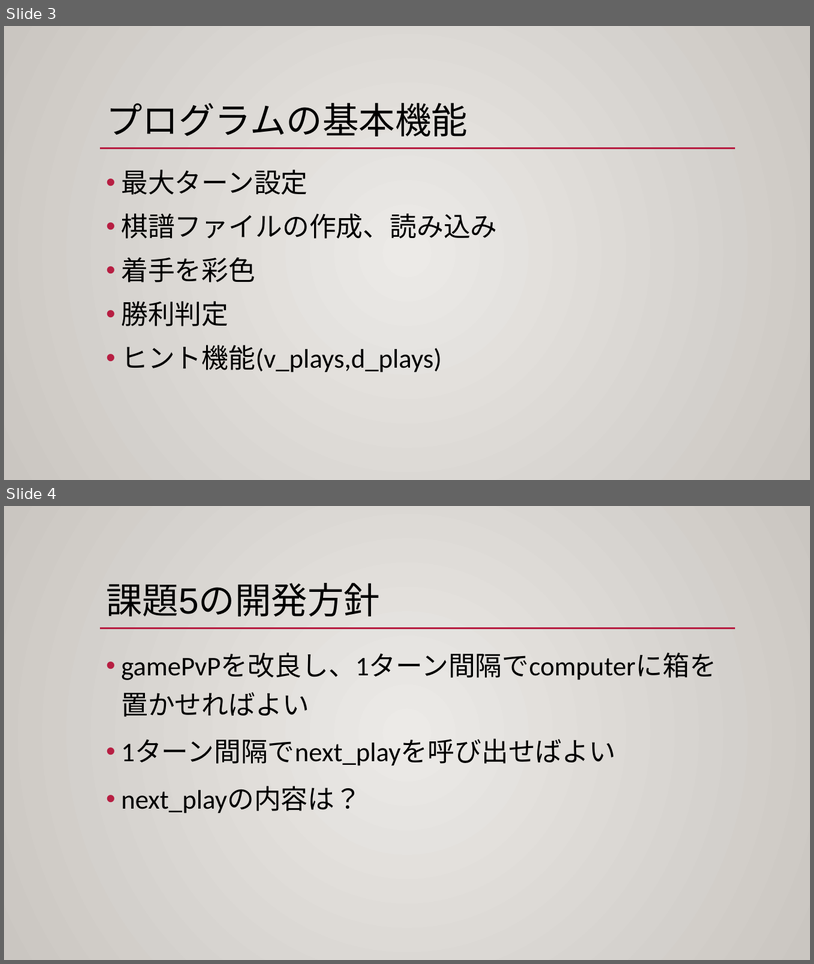
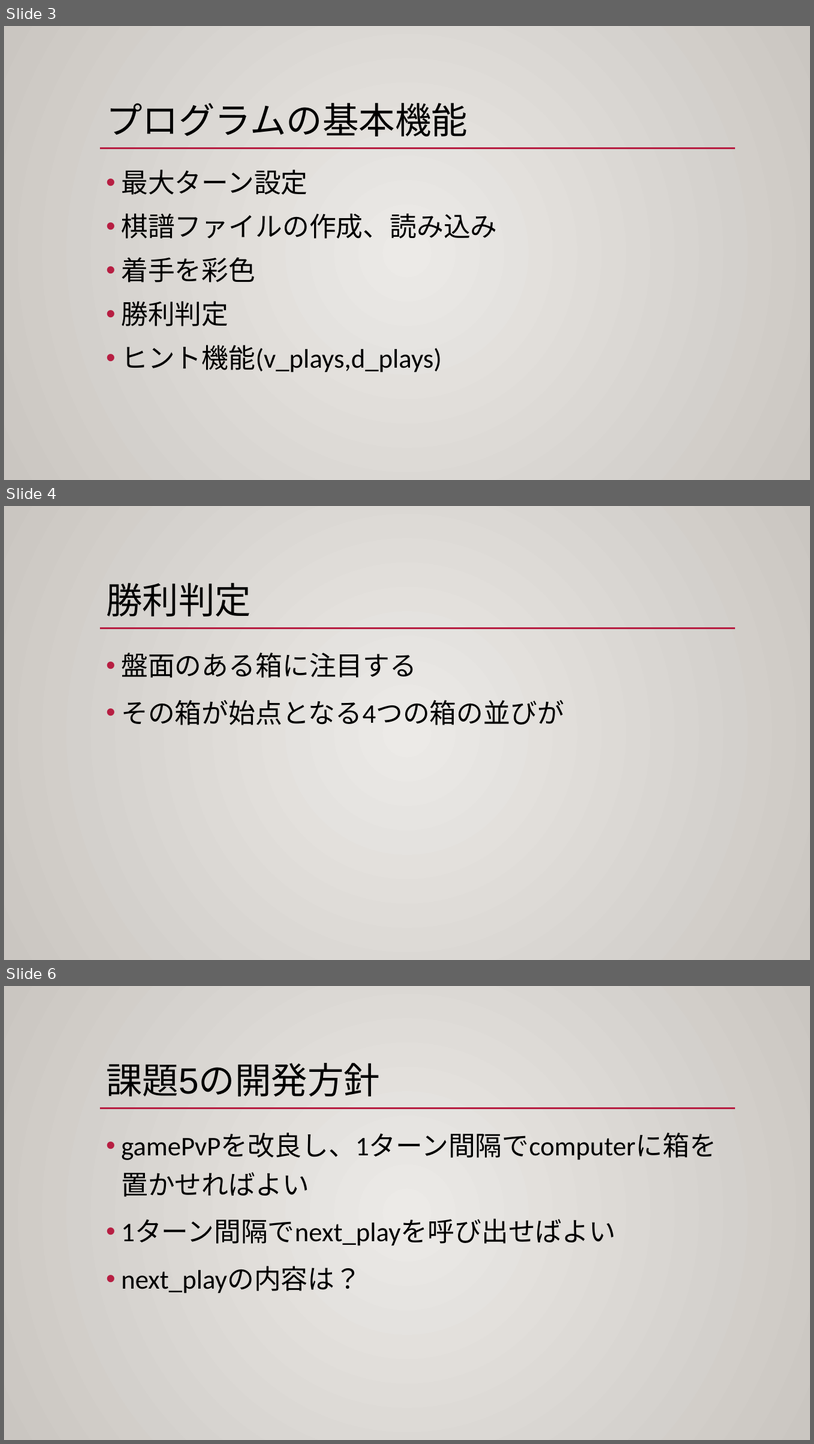
Before and after one commit to holizon9/semi, a slide deck: documents/中間発表.pptx. Shown one above the other, each under a label of ours: slides 3 and 4 before the commit, slides 3, 4 and 6 after it; the slides between them are not shown. The pictures are 814x964 and 814x1444 pixels, drawn with LibreOffice and Linux fonts; fonts in the diff are those of the drawing. Boxes give left, top, right and bottom in pixels: in the first picture for what was removed or moved away, otherwise in the second. Text is boxed around its words. In the diff, an @@ line names an element or a change of style, - is before the commit and + after.

```diff
--- a/documents/中間発表.pptx
+++ b/documents/中間発表.pptx
@@ slide 4 added at (4, 506, 810, 960), background gradient #ECEAE7 to #CAC7C1; not listed: 1 template element that a slide beside it also shows @@
@@ title added at (106, 583, 251, 616), 43.2 pt, text #000000 @@
+勝利判定
@@ text added at (121, 652, 564, 725), 32 pt, text #000000 @@
+• 盤面のある箱に注目する
+• その箱が始点となる4つの箱の並びが
@@ what was slide 4 is now slide 6 @@
```
Also in this commit, not shown: 1 slide changed, 6 other slides added, 46 other files.
